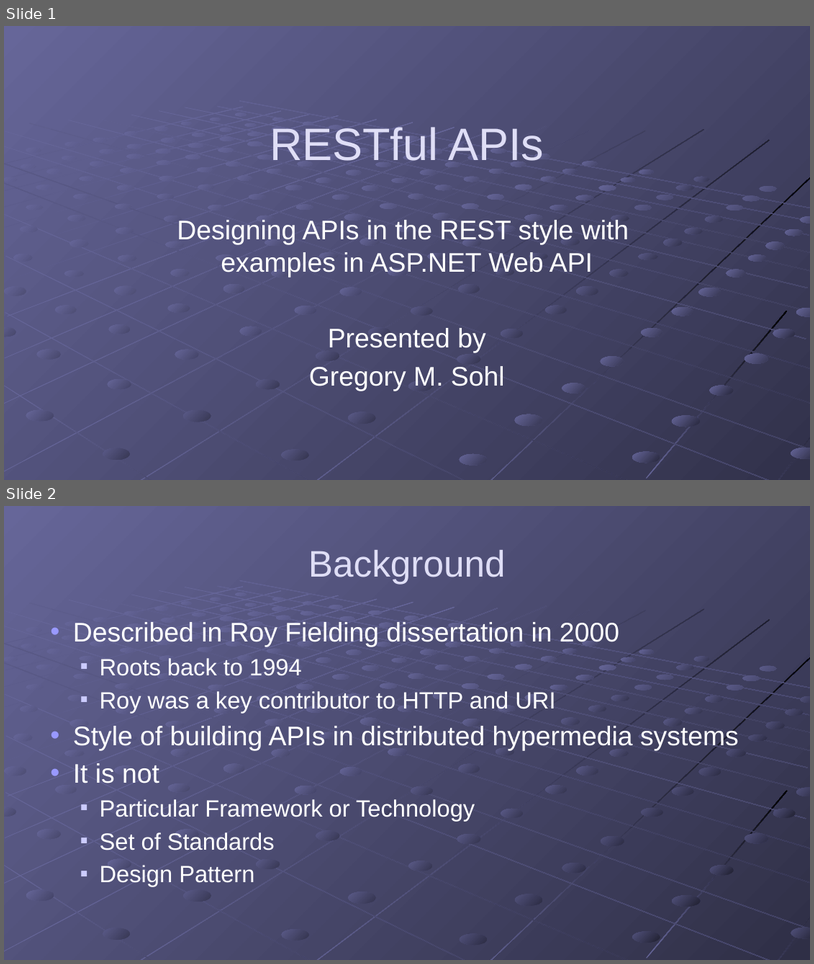
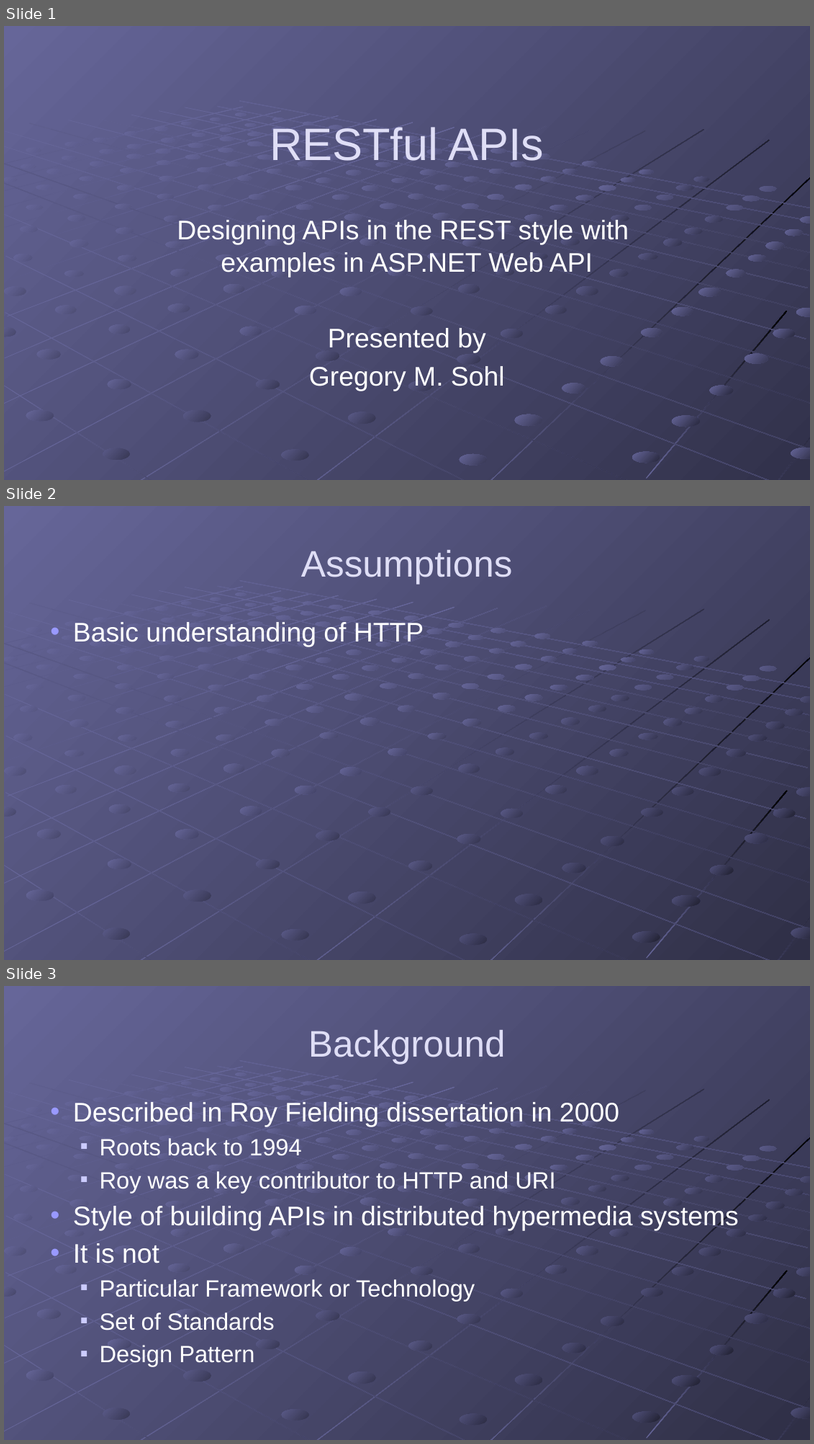
Before and after one commit to gregsohl/RESTFul_API_Presentation, a slide deck: Presentation/RESTful APIs.pptx. Shown one above the other, each under a label of ours: slides 1 and 2 before the commit, slides 1, 2 and 3 after it. The pictures are 814x964 and 814x1444 pixels, drawn with LibreOffice and Linux fonts; fonts in the diff are those of the drawing. Boxes give left, top, right and bottom in pixels: in the first picture for what was removed or moved away, otherwise in the second. Text is boxed around its words. In the diff, an @@ line names an element or a change of style, - is before the commit and + after.

Commit message:
Added HTTP Verb info to presentation

```diff
--- a/Presentation/RESTful APIs.pptx
+++ b/Presentation/RESTful APIs.pptx
@@ slide 2 added at [4, 506, 810, 960], background gradient #666699 to #49496D; not listed: 215 template elements that a slide beside it also shows @@
@@ title added at [301, 550, 513, 584], 44 pt, text #DFDEF6 @@
+Assumptions
@@ text added at [73, 622, 424, 647], 32 pt, text #FFFFFF @@
+• Basic understanding of HTTP
@@ what was slide 2 is now slide 3 @@
```
Also in this commit, not shown: 1 other slide added.
